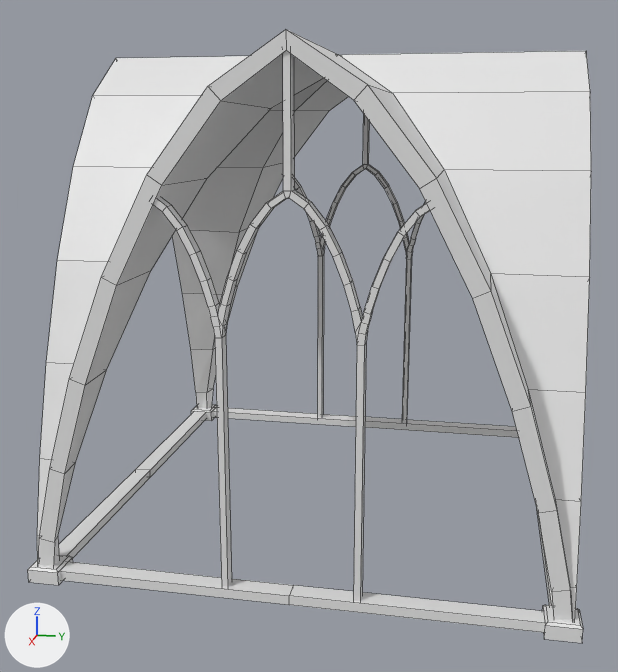
Before and after pictures for a commit that changed the Blender file Assets/Meshes/Ceiling_Crossing.blend.
Camera for both pictures: a camera (50 mm lens) standing at (18.98, -1.51, 6.84) and looking at (4.3, -4.45, 3.17). Lighting does not change. The marker at lower left points along +X, +Y and +Z. Mesh edges are drawn as thin lines. The same objects are shown in both versions, whatever each file hides.

The first picture shows 'LOD_B_Ceiling_Crossing'.
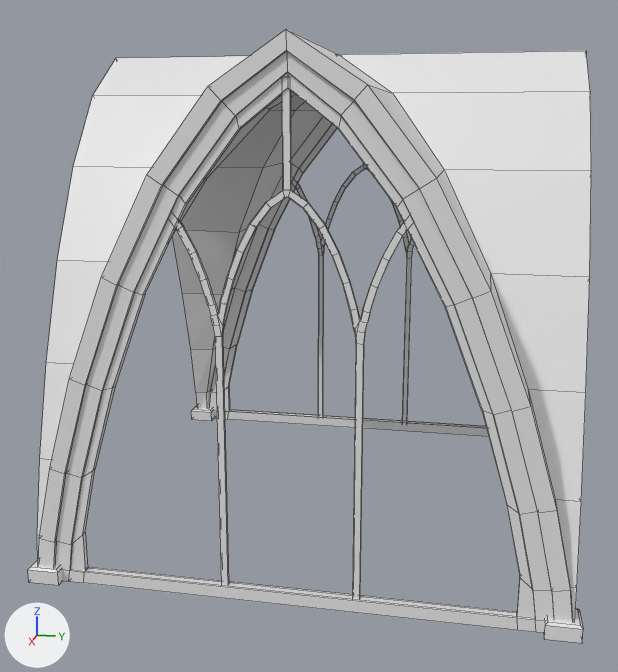
Where the change shows, as pixel boxes (x1, y1, x2, y2) in the pictures (618 x 672 px):
part 1 of me_lod_b_ceiling_crossing, rebuilt (16% narrower, 7% shorter): before (154, 51, 430, 601); after (175, 88, 407, 599)
part 2 of me_lod_b_ceiling_crossing, rebuilt: before (294, 115, 426, 423); after (296, 163, 414, 423)
part 3 of me_lod_b_ceiling_crossing, added: after (209, 117, 489, 437)
part 4 of me_lod_b_ceiling_crossing, added: after (55, 51, 553, 633)
part 5 of me_lod_b_ceiling_crossing, deleted: before (59, 407, 553, 633)

The change, as a diff of the scene's bpy script:
```diff
--- a/Assets/Meshes/Ceiling_Crossing.blend.py
+++ b/Assets/Meshes/Ceiling_Crossing.blend.py
@@ me_lod_b_ceiling_crossing @@
 # used by ob_lod_b_ceiling_crossing; location = (0.0, 0.0, 0.0)
-me_lod_b_ceiling_crossing.from_pydata(...)  # 538 vertices, 528 faces; spans x -0.1..8.1, y -8.1..0.1, z 0.0..8.0
+me_lod_b_ceiling_crossing.from_pydata(...)  # 746 vertices, 744 faces; spans x -0.1..8.1, y -8.1..0.1, z 0.0..8.0
+# me_lod_b_ceiling_crossing part 1: the loose piece of 136 vertices spanning x 7.77..7.98, y -5.91..-2.09, z 0.12..7.8 is rebuilt with 128 vertices and now spans x 7.85..7.9, y -5.75..-2.3, z 0.12..7.44
+# me_lod_b_ceiling_crossing part 2: the loose piece of 136 vertices spanning x 0.02..0.23, y -5.94..-2.11, z 0.12..7.8 is rebuilt with 128 vertices and now spans x 0.1..0.15, y -5.75..-2.3, z 0.12..7.44
+# me_lod_b_ceiling_crossing part 3: a new loose piece of 136 vertices spanning x 0.05..0.21, y -7.75..-0.25, z 0.0..7.75
+# me_lod_b_ceiling_crossing part 4: a new loose piece of 136 vertices spanning x 7.8..7.96, y -7.75..-0.25, z 0.0..7.75
+# me_lod_b_ceiling_crossing part 5
+# 48 vertices are removed from x -0.03..8.03, y -8.03..0.03, z 0.05..0.2
+# 40 faces are deleted
```
